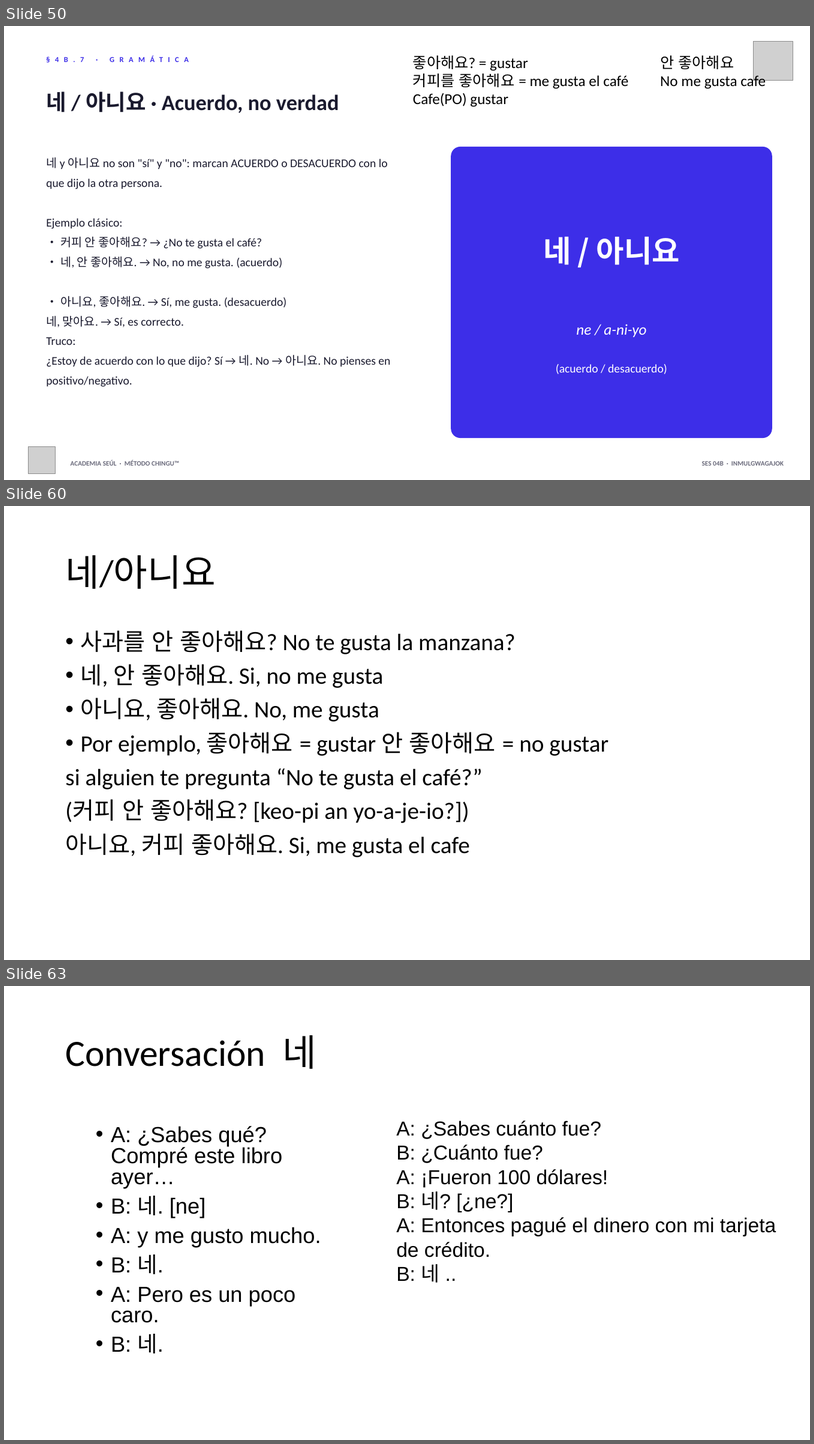
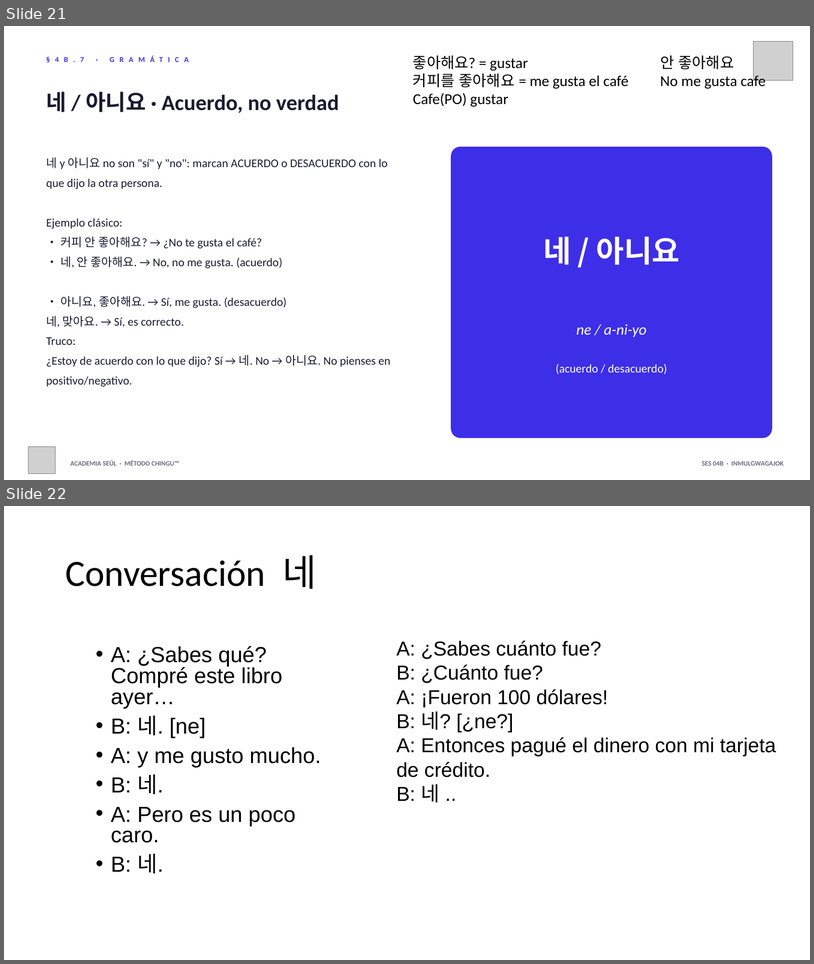
Before and after one commit to academiaseul/ACADEMIASEULWEB, a slide deck: A1_Nivel_1/04_Vida_Diaria/Sesion_04b_Personas_Familia.pptx. Shown one above the other, each under a label of ours: slides 50, 60 and 63 before the commit, slides 21 and 22 after it; the slides between them are not shown. The pictures are 814x1444 and 814x964 pixels, drawn with LibreOffice and Linux fonts; fonts in the diff are those of the drawing; grey boxes stand for pictures. Boxes give left, top, right and bottom in pixels: in the first picture for what was removed or moved away, otherwise in the second. Text is boxed around its words. In the diff, an @@ line names an element or a change of style, - is before the commit and + after.

```diff
--- a/A1_Nivel_1/04_Vida_Diaria/Sesion_04b_Personas_Familia.pptx
+++ b/A1_Nivel_1/04_Vida_Diaria/Sesion_04b_Personas_Familia.pptx
@@ slide 60 removed at [4, 506, 810, 960], background #FFFFFF @@
@@ title removed at [65, 555, 216, 589] @@
-네/아니요
@@ text removed at [65, 630, 609, 857] @@
-• 사과를 안 좋아해요? No te gusta la manzana?
-• 네, 안 좋아해요. Si, no me gusta
-• 아니요, 좋아해요. No, me gusta
-• Por ejemplo, 좋아해요 = gustar 안 좋아해요 = no gustar
-si alguien te pregunta “No te gusta el café?”
-(커피 안 좋아해요? [keo-pi an yo-a-je-io?])
-아니요, 커피 좋아해요. Si, me gusta el cafe
@@ what was slide 50 is now slide 21 @@
@@ what was slide 63 is now slide 22 @@
```
Also in this commit, not shown: 5 slides changed, 3 slides added, 48 other slides removed, 20 other files.
